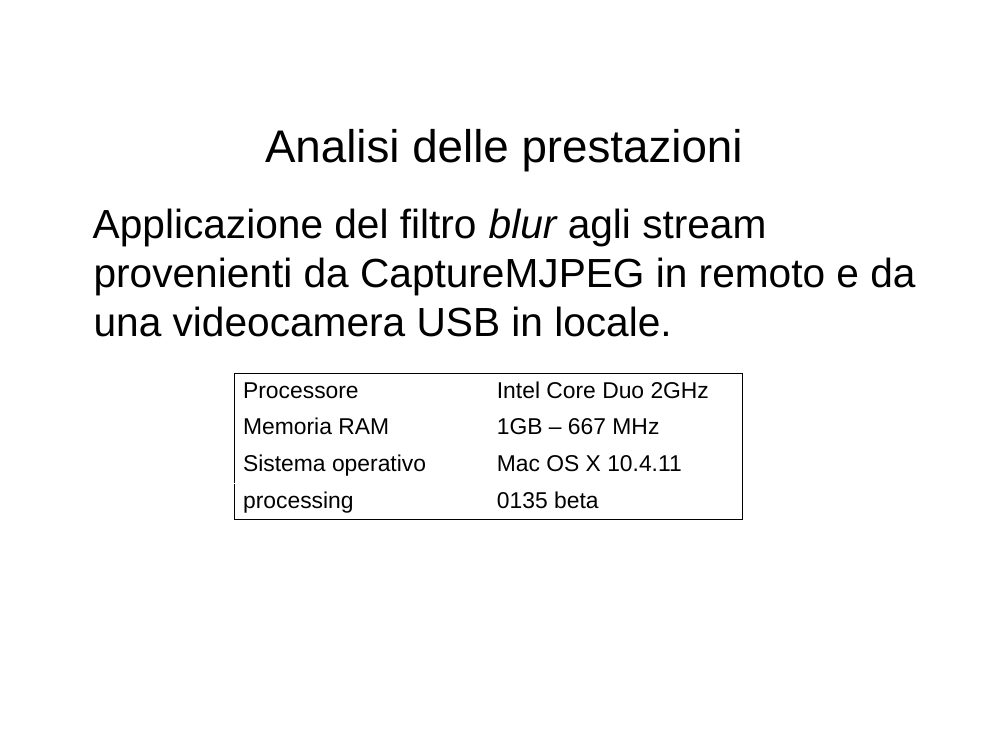
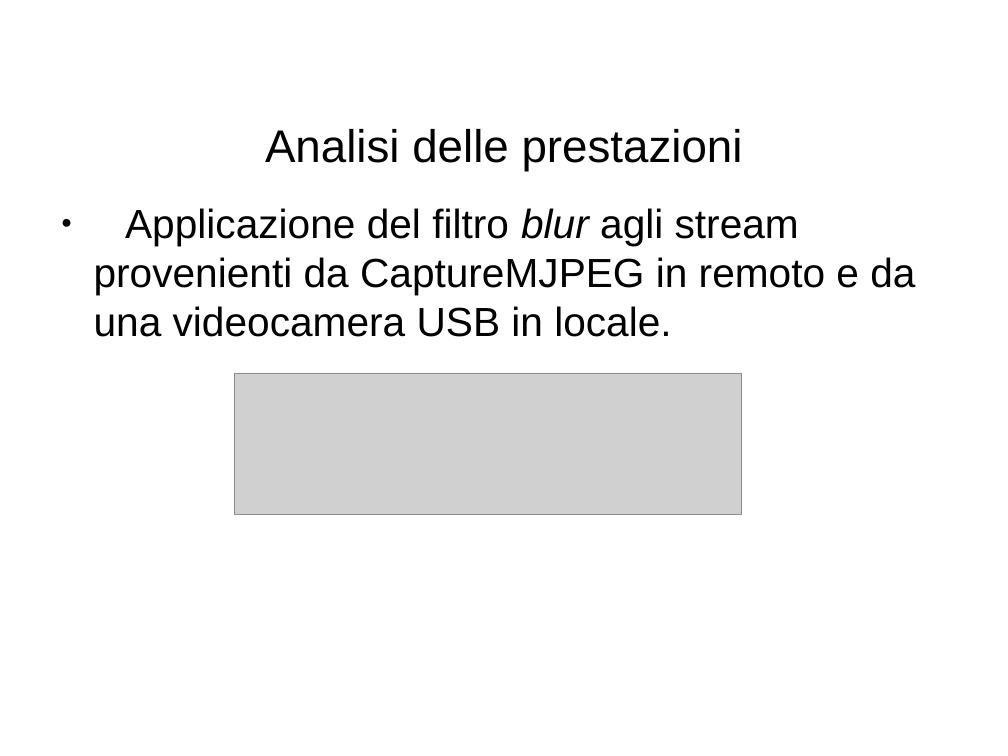
Before and after one commit to nolith/CaptureMJPEG, a slide deck: slide 15 of docs/presentazione.odp. Drawn at 1008x756 pixels with LibreOffice and Linux fonts; fonts in the diff are those of the drawing; grey boxes stand for pictures; background and template pictures are left out. Boxes give left, top, right and bottom in pixels: in the first picture for what was removed or moved away, otherwise in the second. Text is boxed around its words. In the diff, an @@ line names an element or a change of style, - is before the commit and + after.

```diff
--- a/docs/presentazione.odp
+++ b/docs/presentazione.odp
@@ text "Applicazione del filtro blur agli ..." at [94, 208, 915, 337]: bullet none to ● @@
@@ table removed at [234, 373, 743, 517], 4 rows, 2 columns @@
-Processore | Intel Core Duo 2GHz
-Memoria RAM | 1GB – 667 MHz
-Sistema operativo | Mac OS X 10.4.11
-processing | 0135 beta
@@ picture added at [234, 373, 742, 515] @@
```
Also in this commit, not shown: 1 other slide changed.
